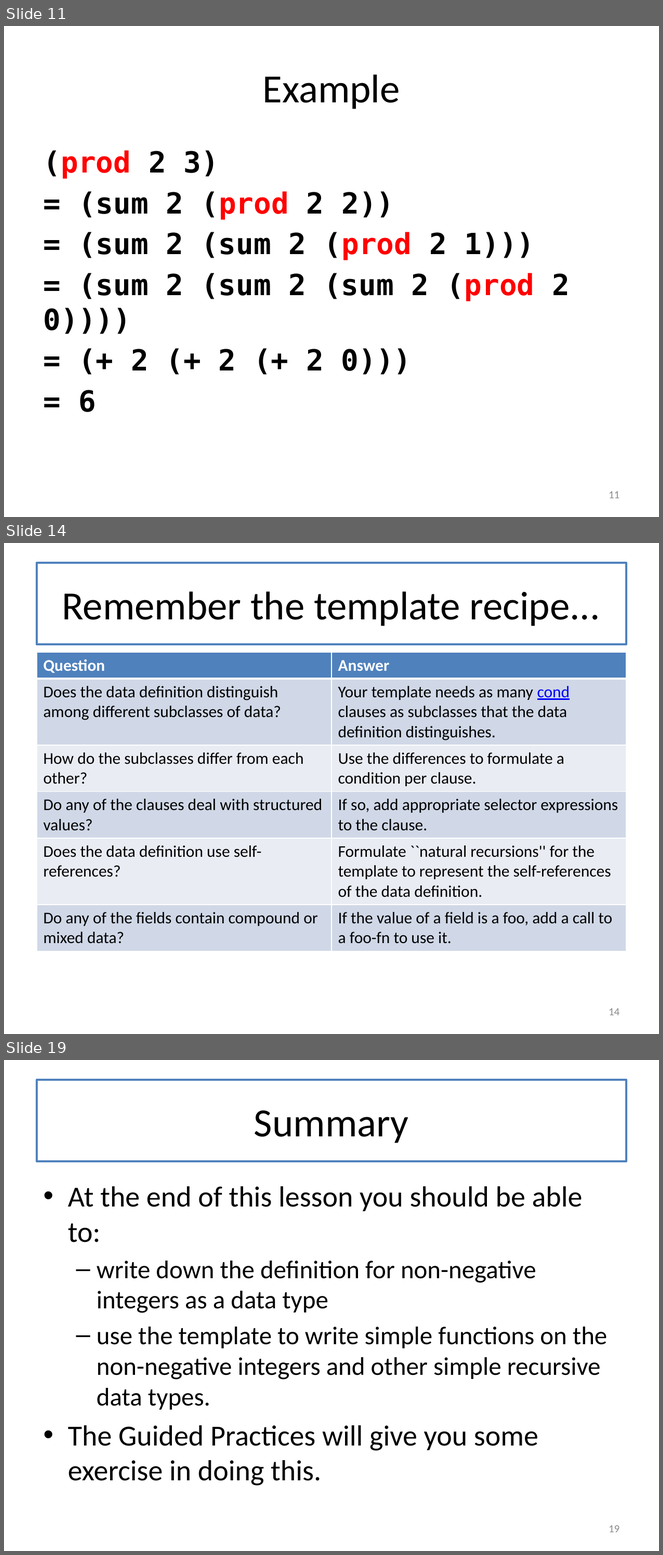
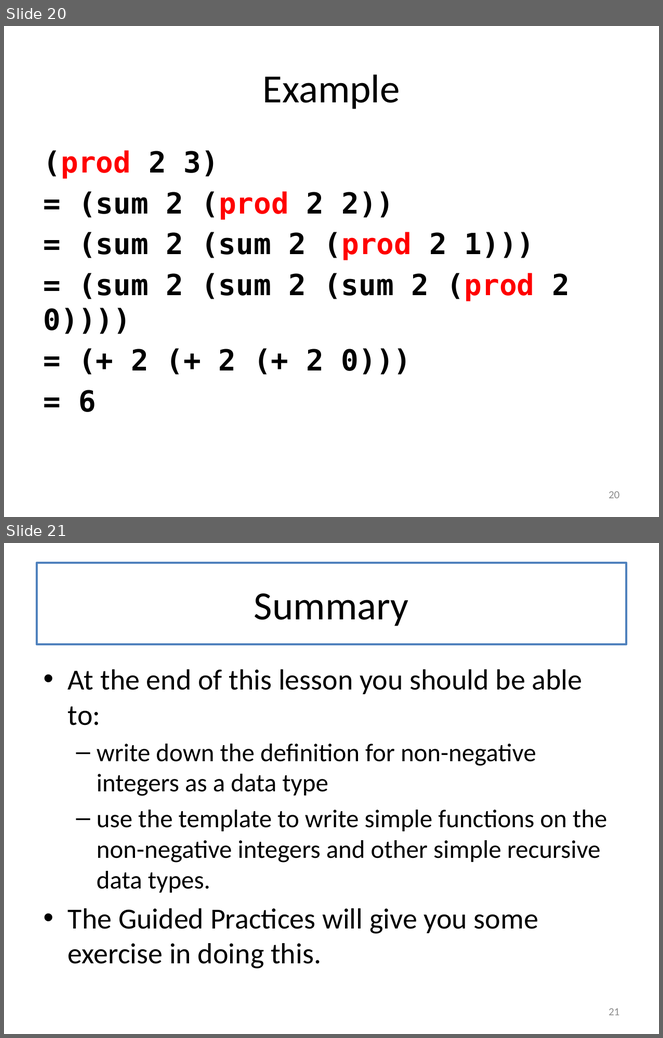
Before and after one commit to mwand/cs5010f16, a slide deck: Slides/Lesson 4.4 More Recursive Data Types.pptx. Shown one above the other, each under a label of ours: slides 11, 14 and 19 before the commit, slides 20 and 21 after it; the slides between them are not shown. The pictures are 663x1555 and 663x1038 pixels, drawn with LibreOffice and Linux fonts; fonts in the diff are those of the drawing. Boxes give left, top, right and bottom in pixels: in the first picture for what was removed or moved away, otherwise in the second. Text is boxed around its words. In the diff, an @@ line names an element or a change of style, - is before the commit and + after.

Commit message:
redid Natural Numbers lesson

```diff
--- a/Slides/Lesson 4.4 More Recursive Data Types.pptx
+++ b/Slides/Lesson 4.4 More Recursive Data Types.pptx
@@ slide 14 removed at [4,543,659,1034], background #FFFFFF @@
@@ title removed at [37,563,626,644] @@
-Remember the template recipe...
@@ table removed at [37,652,626,948], 6 rows, 2 columns @@
-Question | Answer
-Does the data definition distinguish among different subclasses of data? | Your template needs as many cond clauses as subclasses that the data definition distinguishes.
-How do the subclasses differ from each other? | Use the differences to formulate a condition per clause.
-Do any of the clauses deal with structured values? | If so, add appropriate selector expressions to the clause.
-Does the data definition use self-references? | Formulate ``natural recursions'' for the template to represent the self-references of the data definition.
-Do any of the fields contain compound or mixed data? | If the value of a field is a foo, add a call to a foo-fn to use it.
@@ page number removed at [609,1008,620,1016] @@
-14
@@ what was slide 11 is now slide 20 @@
@@ page number at [609,491,620,499]: text changed @@
-11
+20
@@ what was slide 19 is now slide 21 @@
@@ page number at [609,1008,620,1016]: text changed @@
-19
+21
```
Also in this commit, not shown: 9 slides changed, 9 slides added, 6 other slides removed, 4 other files.
